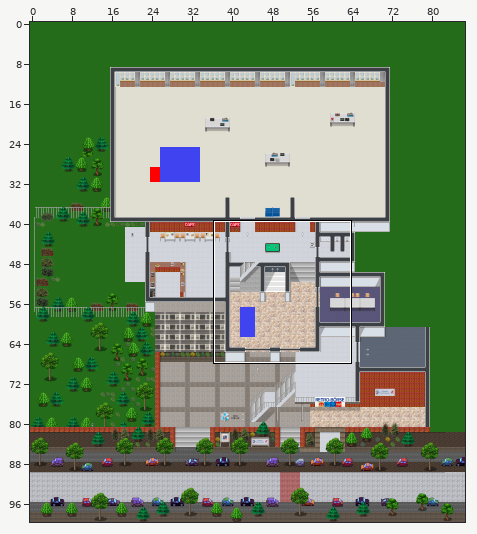
Tiled map (JSON): map/boerse.json. Above: a wide view before the commit, with the close-up outlined.
Close-up. Earlier state:
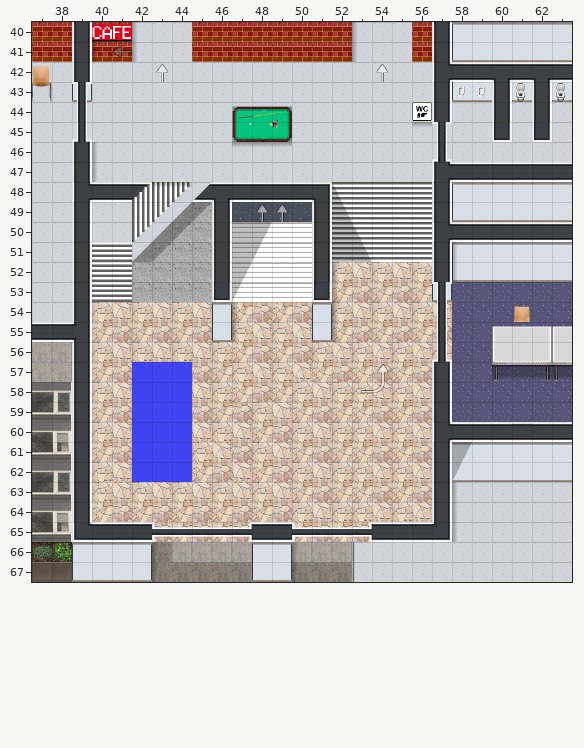
Cells are 32x32 px. Shown: x 37..63, y 40..67. The commit also changed other parts of the map, which this record leaves out.
The same view after the edit:
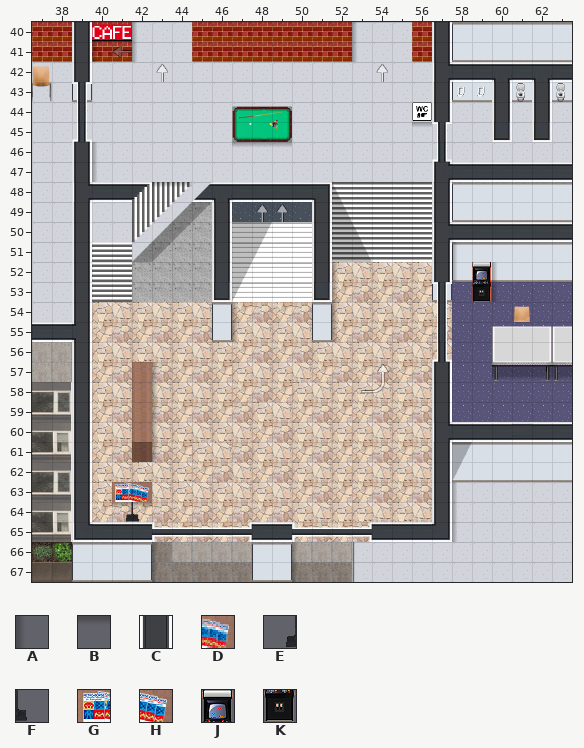
Key: from "Material": A 44, B 46, C 70, D 71; from "Wände": E 72, F 73, G 88, H 89; from "vb_raume": J 10, K 24.
_ is an empty cell, # one hidden under a higher layer.
Tiles of an added or newly shown layer are drawn over the layers below it.
See-through tiles are keyed as they look on the map.
The edit:
layer "Jitsi_Empf" opacity 100% -> 0%
Layer "Schatten":
y 52..53: x 60 _ -> A
y 64: x 41..42 __ -> BB
Layer "Möbel":
y 64: x 41..42 __ -> EF
Layer "Equipment":
y 52: x 59 _ -> J
y 53: x 59 _ -> K
y 58..59: x 42 # -> _
y 63: x 41..42 __ -> GH
Layer "collides":
y 63..64: x 41..42 __ -> CC
Layer "open_PDF_Empf" (added):
y 62: x 42..43 __ -> DD
y 63..64: x 41..42 __ -> DD
Layer "open_url_Retrogames" (added):
y 53: x 59..60 __ -> DD
